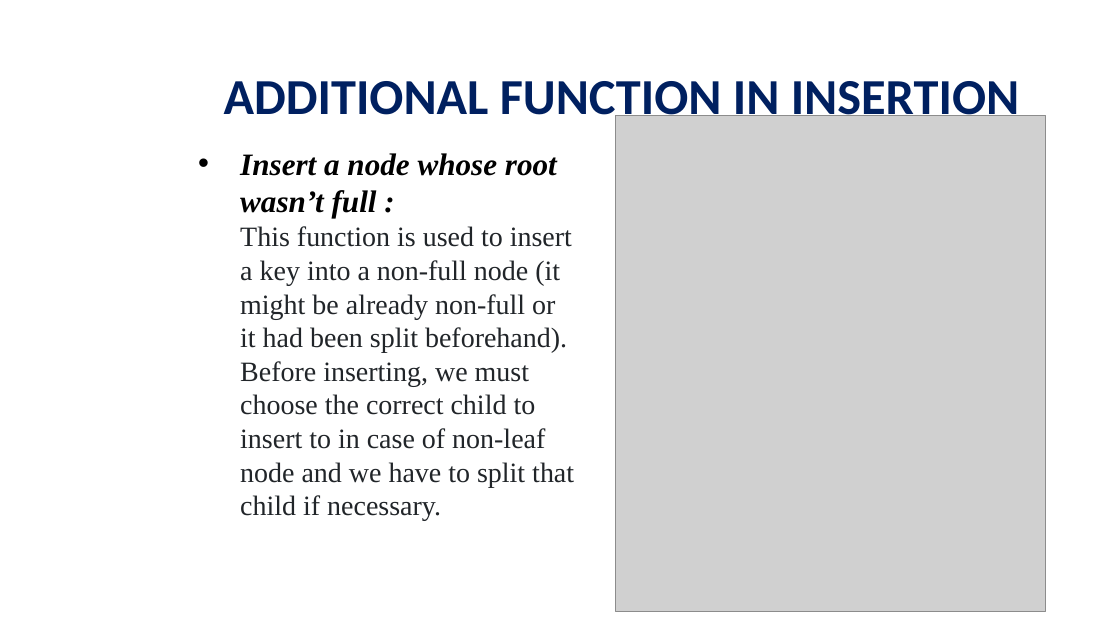
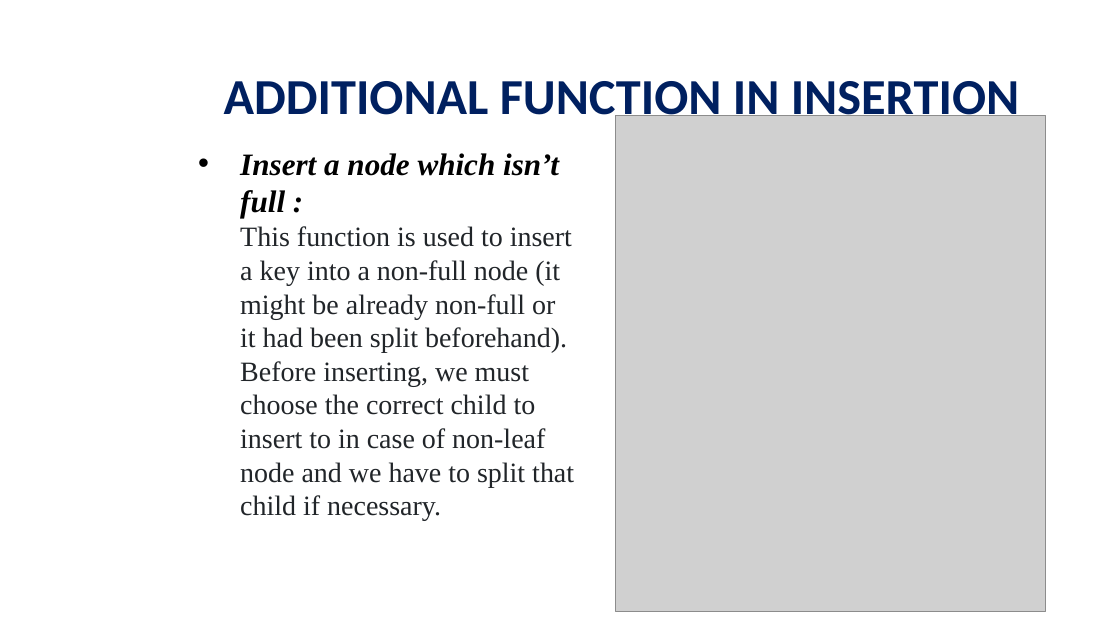
Before and after one commit to viettungvuong/Seminar, a slide deck: slide 25 of Seminar.pptx. Drawn at 1120x630 pixels with LibreOffice and Linux fonts; fonts in the diff are those of the drawing; grey boxes stand for pictures; background and template pictures are left out. Boxes give left, top, right and bottom in pixels: in the first picture for what was removed or moved away, otherwise in the second. Text is boxed around its words. In the diff, an @@ line names an element or a change of style, - is before the commit and + after.

```diff
--- a/Seminar.pptx
+++ b/Seminar.pptx
@@ text at [240,153,574,521]: text changed @@
-• Insert a node whose root wasn’t full :
-  This function is used to insert a key into a non-full node (it might be already non-full or it had been split beforehand). Before inserting, we must choose the correct child to insert to in case of non-leaf node and we have to split that child if necessary.
+• Insert a node which isn’t full :
+  This function is used to insert a key into a non-full node (it might be already non-full or it had been split beforehand). Before inserting, we must choose the correct child to insert to in case of non-leaf node and we have to split that child if necessary.
```
